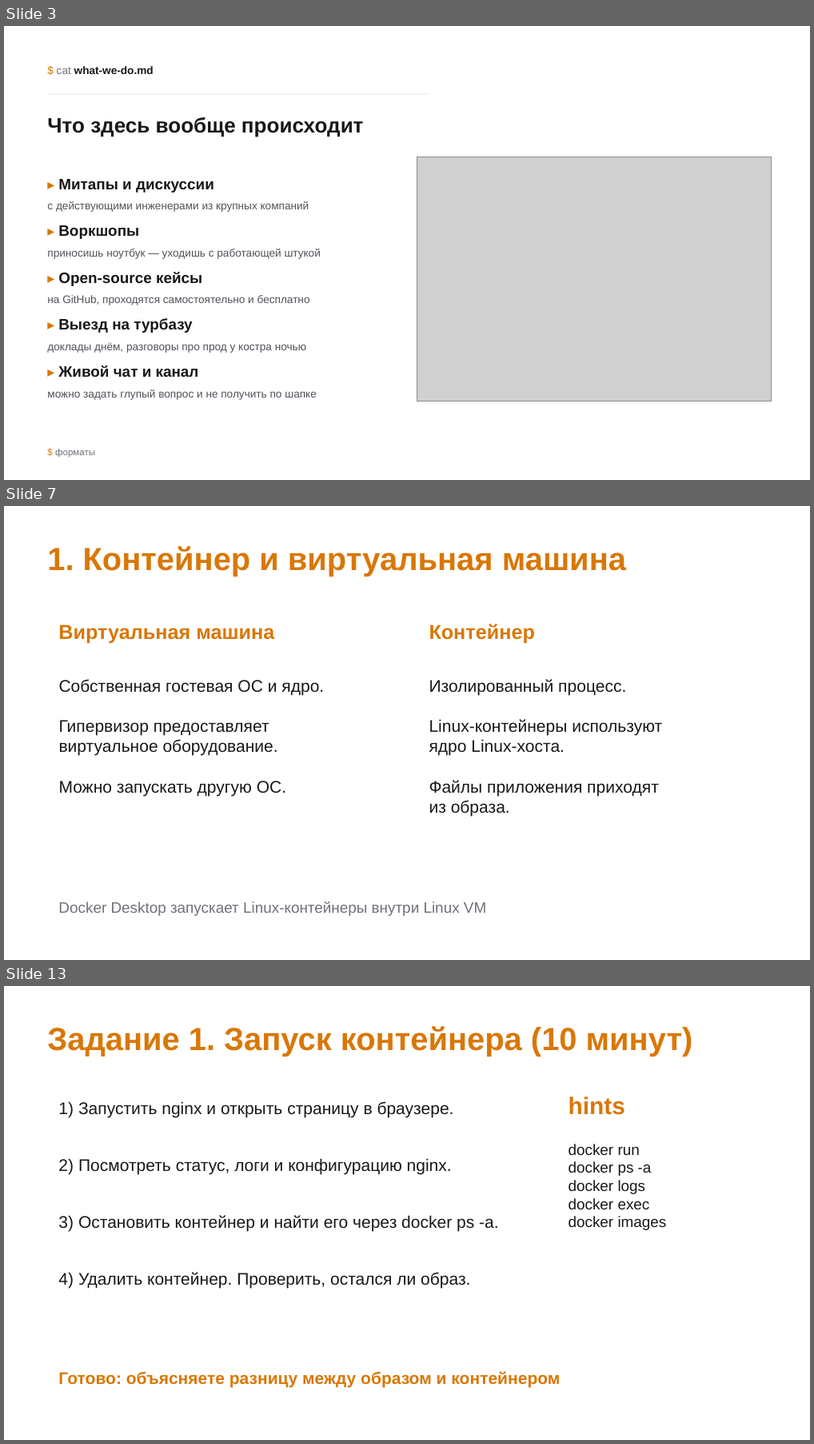
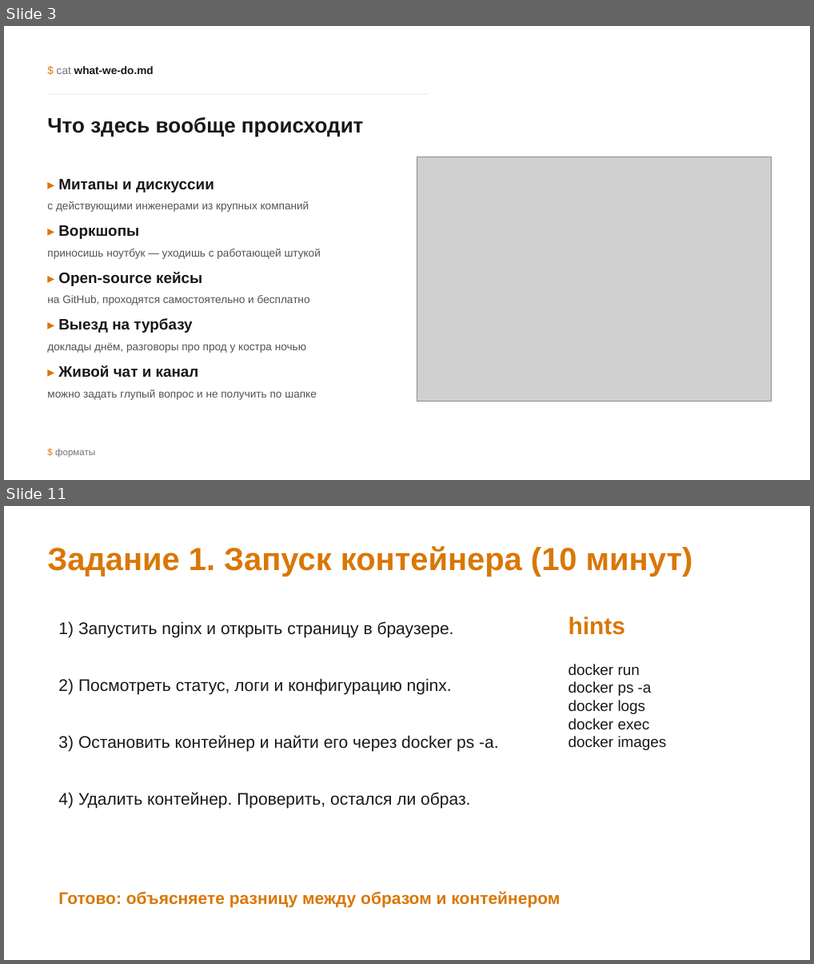
Before and after one commit to inview-club/docker-workshop, a slide deck: Клуб_DevOps_Docker_Harbor.pptx. Shown one above the other, each under a label of ours: slides 3, 7 and 13 before the commit, slides 3 and 11 after it; the slides between them are not shown. The pictures are 814x1444 and 814x964 pixels, drawn with LibreOffice and Linux fonts; fonts in the diff are those of the drawing; grey boxes stand for pictures; background and template pictures are left out. Boxes give left, top, right and bottom in pixels: in the first picture for what was removed or moved away, otherwise in the second. Text is boxed around its words. In the diff, an @@ line names an element or a change of style, - is before the commit and + after.

```diff
--- a/Клуб_DevOps_Docker_Harbor.pptx
+++ b/Клуб_DevOps_Docker_Harbor.pptx
@@ slide 7 removed at bbox=[4, 506, 810, 960], background #FFFFFF @@
@@ text removed at bbox=[47, 546, 626, 577] @@
-1. Контейнер и виртуальная машина
@@ text removed at bbox=[58, 624, 274, 643] @@
-Виртуальная машина
@@ text removed at bbox=[430, 624, 535, 643] @@
-Контейнер
@@ text removed at bbox=[59, 679, 324, 796] @@
-Собственная гостевая ОС и ядро.
-Гипервизор предоставляет
-виртуальное оборудование.
-Можно запускать другую ОС.
@@ text removed at bbox=[430, 679, 662, 816] @@
-Изолированный процесс.
-Linux-контейнеры используют
-ядро Linux-хоста.
-Файлы приложения приходят
-из образа.
@@ text removed at bbox=[58, 901, 486, 916] @@
-Docker Desktop запускает Linux-контейнеры внутри Linux VM
@@ what was slide 13 is now slide 11 @@
```
Also in this commit, not shown: 18 slides changed, 5 slides added, 4 other slides removed, 6 other files.
